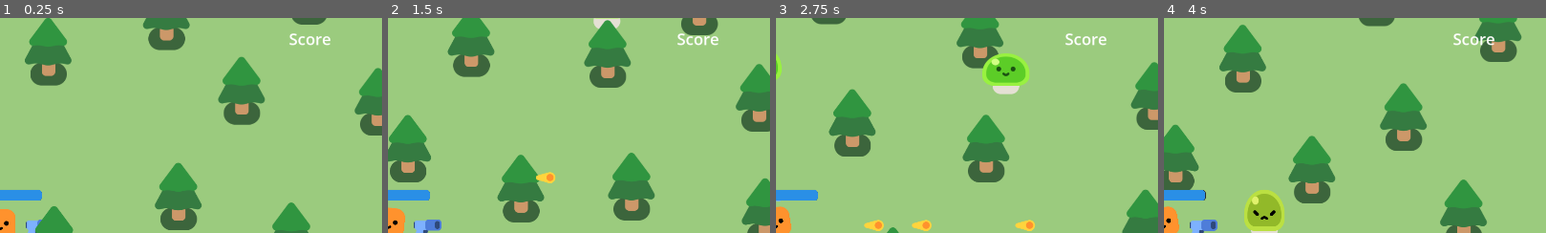
Above: before the commit, frames 1-4 (left to right).
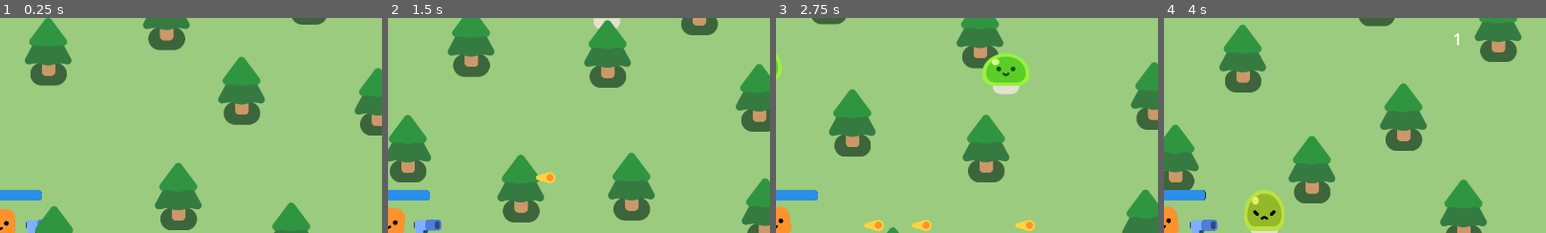
Above: after the commit, the same moments.

Repository: slowingwand28/Godot-Projects
Game: Godot game, scene res://Scenes/tutorial_game.tscn
The game is run twice, just before and just after one commit, with the same random seed, the same clock (stepped at 60 frames per second) and the same inputs.
Inputs:
- Up to frame 1 (0.25 s): no input
- Up to frame 2 (1.5 s): tap Enter at 0.5 s; hold D (move_right) 0.53-1.28 s; hold S (move_down) from 1.28 s (still down)
- Up to frame 3 (2.75 s): release S (move_down) at 2.03 s; hold D (move_right) from 2.03 s (still down)
- Up to frame 4 (4 s): release D (move_right) at 2.78 s; hold W (move_up) 2.78-3.53 s; hold A (move_left) from 3.53 s (still down)
The pictures show only the part of the screen within x 50-100%, y 0-50%; the shares and areas given below are measured in that part.

The runs differ from the first frame. In frame 1, 0.3% of the frame differs, in the area x 75-87%, y 7-13%; in frame 2, 0.3%; in frame 3, 0.3%; in frame 4, 0.3%.

Commit message:
Added working scoreboard

Diff:
--- a/2d-project-start/2d-project-start/Scenes/mob.gd
+++ b/2d-project-start/2d-project-start/Scenes/mob.gd
@@ -1,6 +1,8 @@
 extends CharacterBody2D
 
 var health = 3
+
+signal dead
 
 @onready var player = get_node("/root/Game/Player")
 
@@ -17,6 +19,7 @@
 	%Slime.play_hurt()
 	if health == 0:
 		queue_free()
+		dead.emit()
 		const SMOKE_SCENE = preload("res://smoke_explosion/smoke_explosion.tscn")
 		var smoke = SMOKE_SCENE.instantiate()
 		get_parent().add_child(smoke)
--- a/2d-project-start/2d-project-start/Scenes/player.gd
+++ b/2d-project-start/2d-project-start/Scenes/player.gd
@@ -2,9 +2,7 @@
 
 signal health_depleted
 
-var max_health = 100.0
 var health = 100.0
-var kill_count = 0
 
 func _physics_process(delta):
 	var direction = Input.get_vector("move_left", "move_right", "move_up", "move_down")
--- a/2d-project-start/2d-project-start/Scenes/tutorial_game.gd
+++ b/2d-project-start/2d-project-start/Scenes/tutorial_game.gd
@@ -1,12 +1,13 @@
 extends Node2D
 
-
+var score = 0
 
 func spawn_mob():
 	var new_mob = preload("res://Scenes/mob.tscn").instantiate()
 	%PathFollow2D.progress_ratio = randf()
 	new_mob.global_position = %PathFollow2D.global_position
 	add_child(new_mob)
+	new_mob.dead.connect(_on_dead)
 
 func _on_timer_timeout():
 	spawn_mob()
@@ -15,3 +16,7 @@
 func _on_player_health_depleted():
 	%GameOver.visible = true
 	get_tree().paused = true
+
+func _on_dead():
+	score += 1
+	$Player/Camera2D/ScoreBoard.text = str(score)
--- a/2d-project-start/2d-project-start/Scenes/tutorial_game.tscn
+++ b/2d-project-start/2d-project-start/Scenes/tutorial_game.tscn
@@ -49,7 +49,6 @@
 offset_bottom = -436.0
 grow_horizontal = 2
 theme_override_font_sizes/font_size = 40
-text = "Score"
 
 [node name="Trees" type="Node2D" parent="."]
 y_sort_enabled = true
